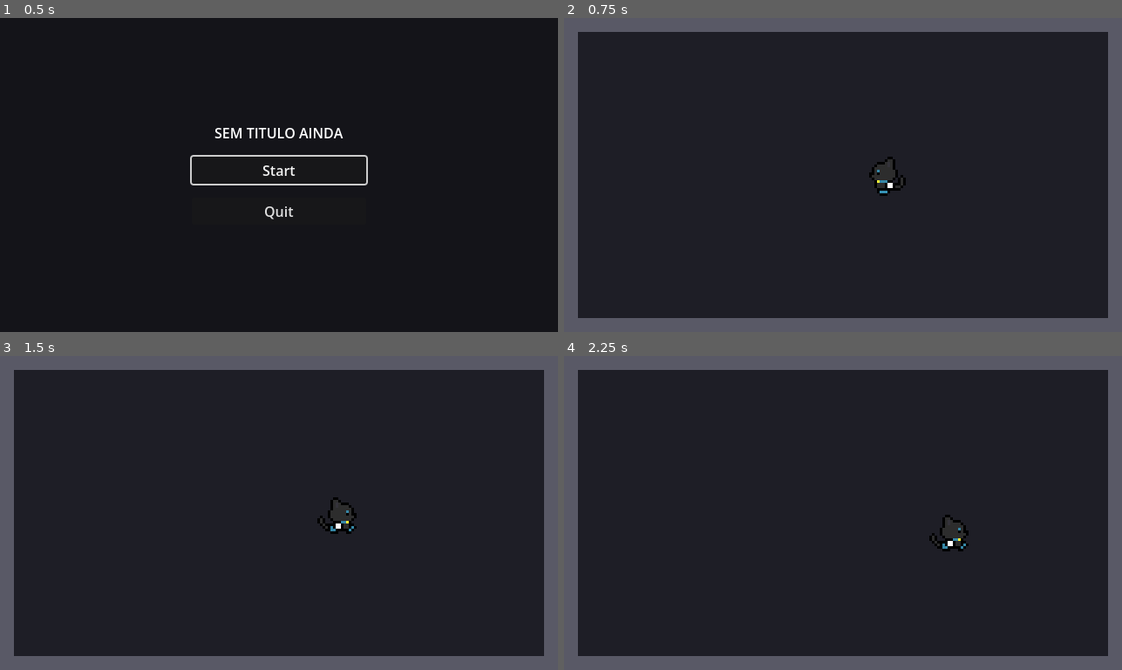
Above: before the commit, frames 1-4 (two rows, left to right).
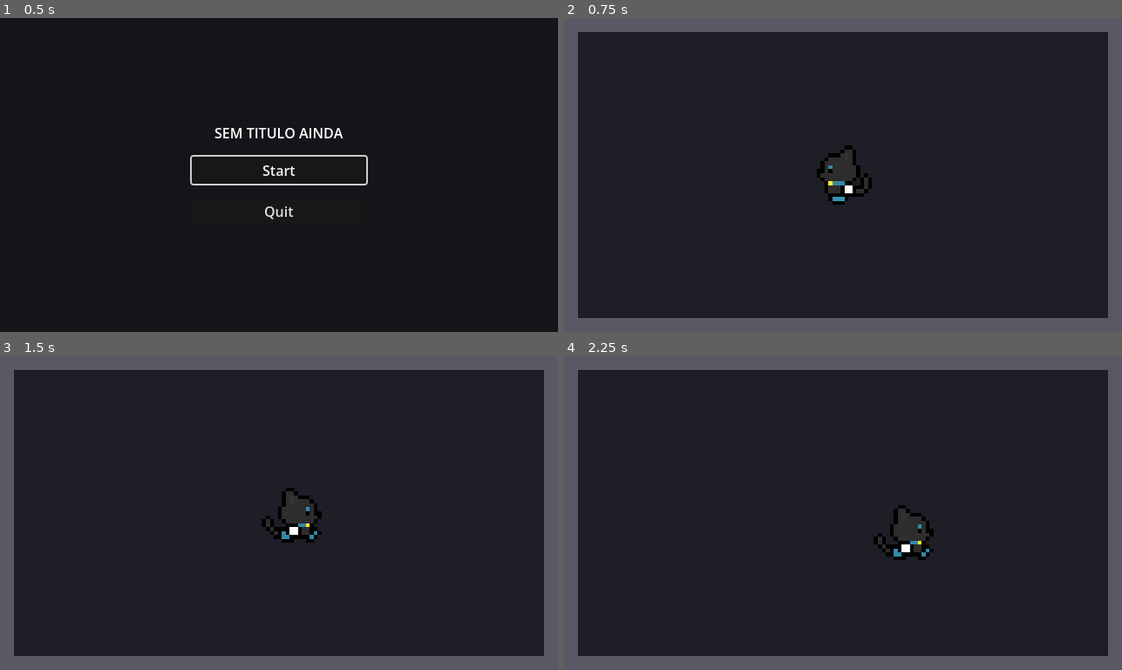
Above: after the commit, the same moments.

Repository: s4hlo/movie-jam
Game: Godot game, scene res://scenes/main_menu.tscn
The game is run twice, just before and just after one commit, with the same random seed, the same clock (stepped at 60 frames per second) and the same inputs.
Inputs:
- Up to frame 1 (0.5 s): no input
- Up to frame 2 (0.75 s): click "Start" at 0.5 s
- Up to frame 3 (1.5 s): tap Enter at 1.25 s; hold D (move_right) from 1.28 s (still down)
- Up to frame 4 (2.25 s): release D (move_right) at 2.03 s; hold S (move_down) from 2.03 s (still down)

Frame 1 is identical in both runs. In frame 2, 0.8% of the frame differs, in the area x 45-62%, y 40-60%; in frame 3, 0.9%, in the area x 46-64%, y 41-60%; in frame 4, 0.9%.

Commit message:
fix: player sprite align

Diff:
--- a/scenes/player.tscn
+++ b/scenes/player.tscn
@@ -68,6 +68,8 @@
 
 [node name="Sprite" type="Sprite2D" parent="." unique_id=196733377]
 texture_filter = 1
+position = Vector2(-25.333332, -0.6666666)
+scale = Vector2(1.5208333, 1.5208333)
 texture = ExtResource("2_g2els")
 offset = Vector2(16, 0)
 hframes = 3
